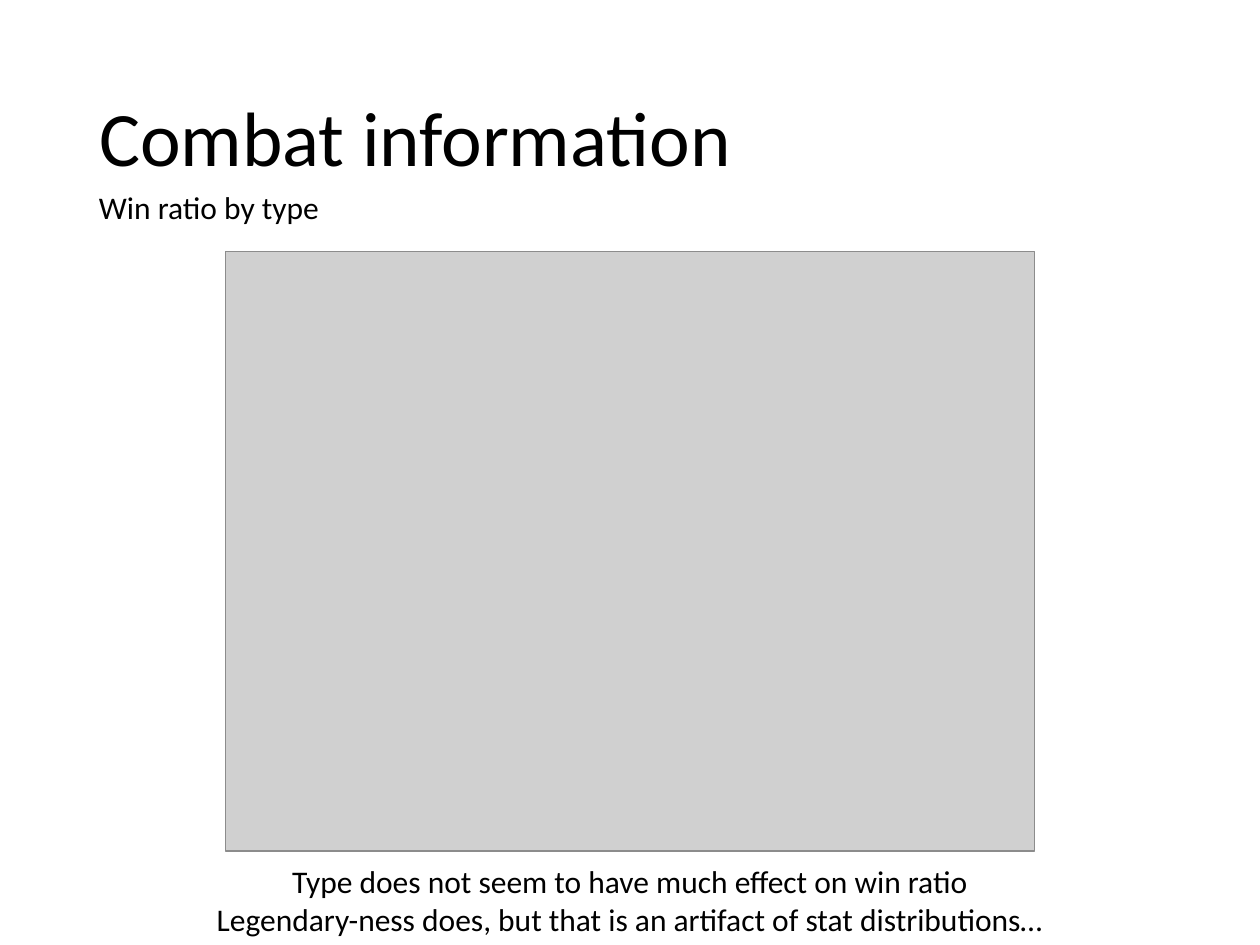
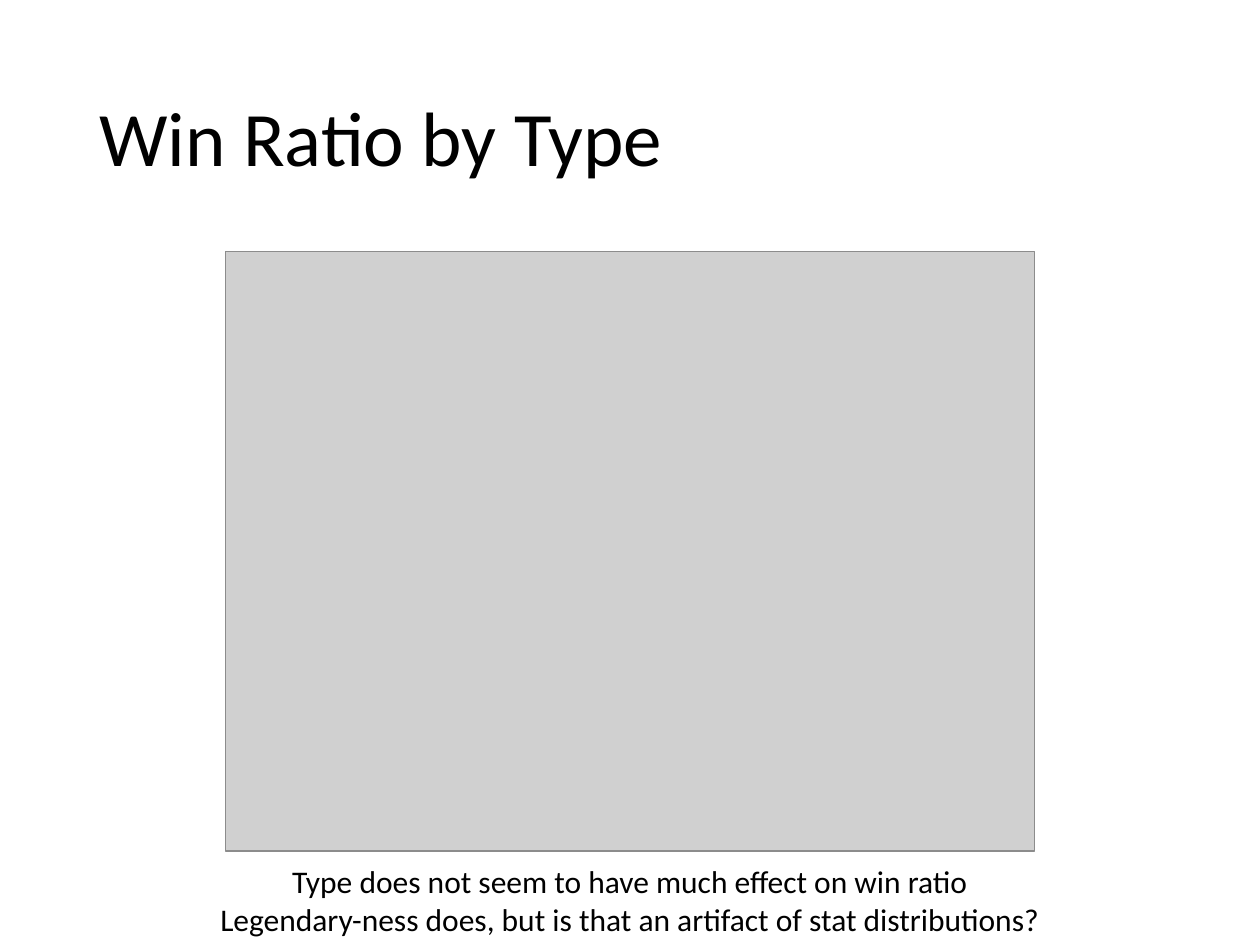
Before and after one commit to wwarriner/pokemon_battles, a slide deck: slide 17 of summary.pptx (slide 12 before the commit). Drawn at 1260x945 pixels with LibreOffice and Linux fonts; fonts in the diff are those of the drawing; grey boxes stand for pictures. Boxes give left, top, right and bottom in pixels: in the first picture for what was removed or moved away, otherwise in the second. Text is boxed around its words. In the diff, an @@ line names an element or a change of style, - is before the commit and + after.

```diff
--- a/summary.pptx
+++ b/summary.pptx
@@ title at [99, 112, 662, 179]: text changed @@
-Combat information
+Win Ratio by Type
@@ text removed at [99, 197, 319, 224] @@
-Win ratio by type
@@ text at [220, 909, 1039, 937]: text changed @@
-Legendary-ness does, but that is an artifact of stat distributions…
+Legendary-ness does, but is that an artifact of stat distributions?
```
Also in this commit, not shown: 12 other slides changed, 8 slides added, 3 slides removed, 9 other files.
